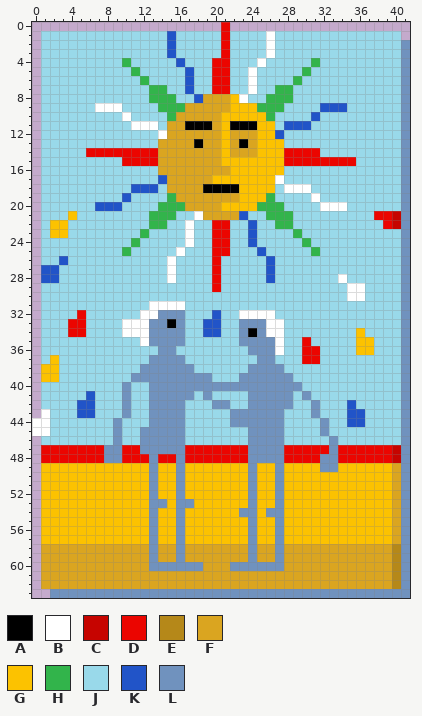
Pixel-art sprite -- src/main/resources/static/img/maior/19.png. The picture above is the old version.
The file is 336x512 pixels, drawn in blocks of 8x8; one block is one cell here.
Palette (. is transparent): A #000000  B #ffffff  C #c60400  D #eb0500  E #b58819  F #daa520  G #fcc200  H #32b44b  J #99d9ea  K #2154c8  L #7092be
New version:
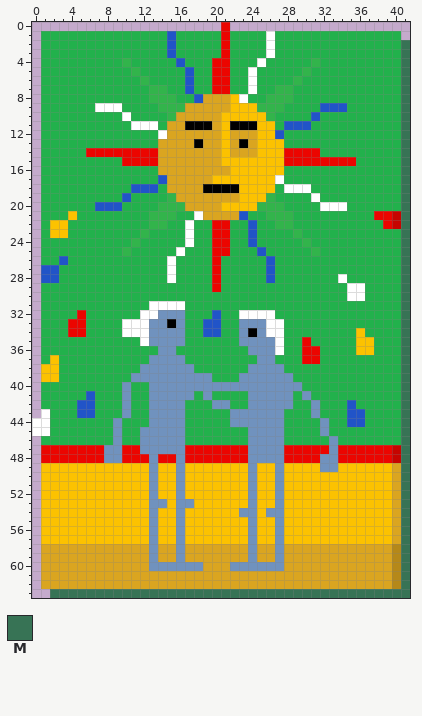
Colours new in this view: M #377355
Diff:
Colour J changes from #99d9ea to #22b14c.
The author changed colour L to colour M in rows 2 to 62 at x 41; in row 63 at x 2 to 41.
Pixel boxes of the changes (left, top, right, bottom) in both pictures:
changed: (41, 31, 410, 598)
